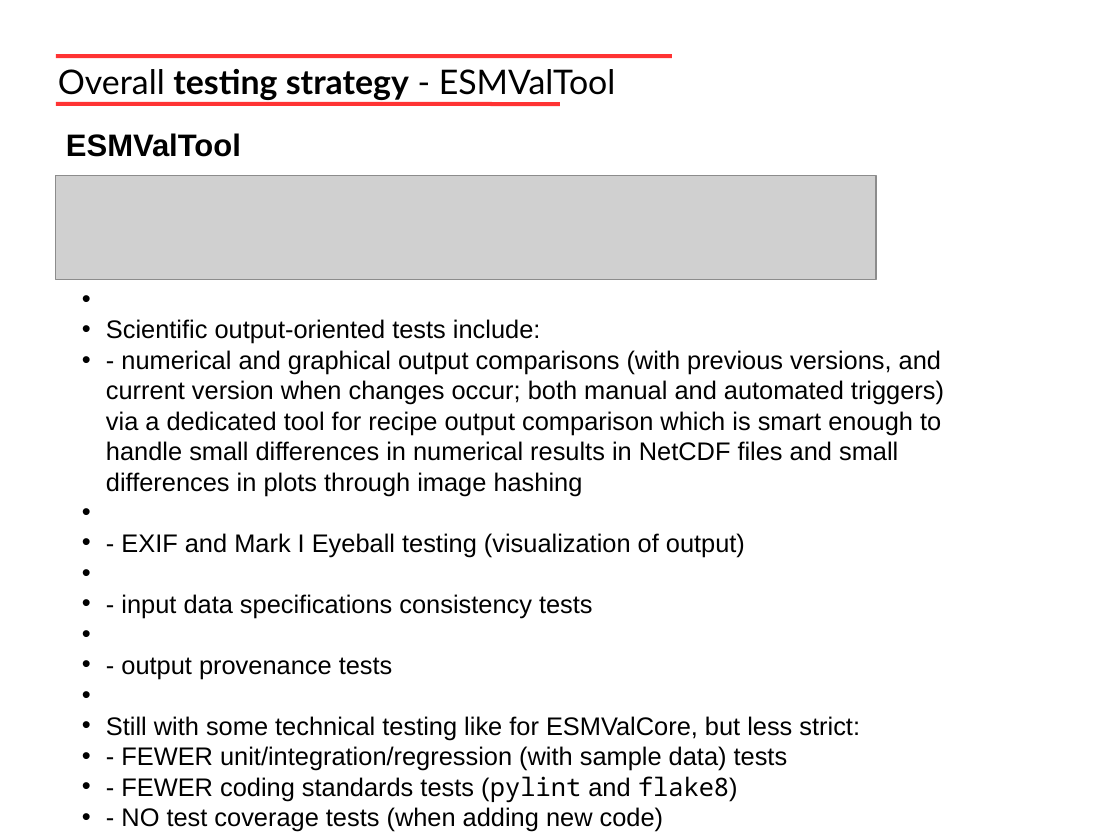
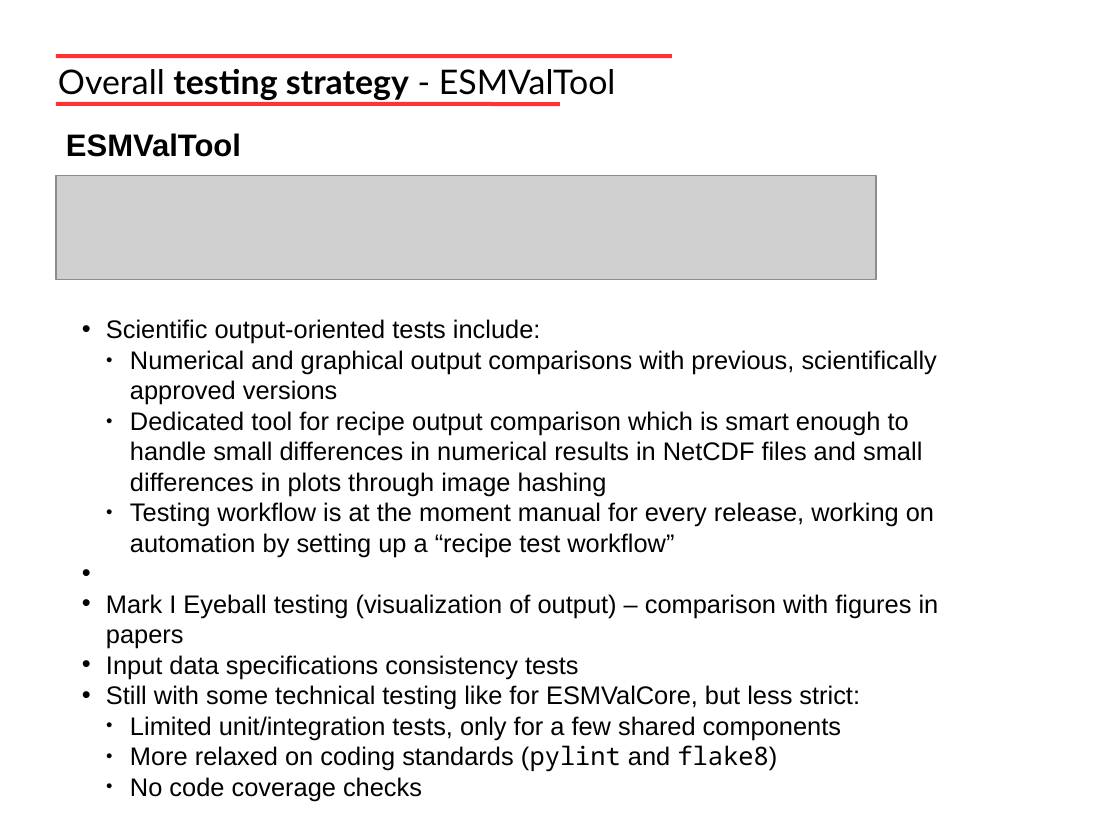
Before and after one commit to valeriupredoi/NCAR_Correctness_Workshop_9-10Nov2023_Talk, a slide deck: slide 9 of Predoi_Andela_Reliable-and-reproducible-Earth-System-Model-data-analysis-with-ESMValTool.pptx. Drawn at 1120x840 pixels with LibreOffice and Linux fonts; fonts in the diff are those of the drawing; grey boxes stand for pictures. Boxes give left, top, right and bottom in pixels: in the first picture for what was removed or moved away, otherwise in the second. Text is boxed around its words. In the diff, an @@ line names an element or a change of style, - is before the commit and + after.

```diff
--- a/Predoi_Andela_Reliable-and-reproducible-Earth-System-Model-data-analysis-with-ESMValTool.pptx
+++ b/Predoi_Andela_Reliable-and-reproducible-Earth-System-Model-data-analysis-with-ESMValTool.pptx
@@ text at (x1=106, y1=319, x2=939, y2=801): text changed @@
-• Scientific output-oriented tests include:
-  - numerical and graphical output comparisons (with previous versions, and current version when changes occur; both manual and automated triggers) via a dedicated tool for recipe output comparison which is smart enough to handle small differences in numerical results in NetCDF files and small differences in plots through image hashing
-  - EXIF and Mark I Eyeball testing (visualization of output)
-  - input data specifications consistency tests
-  - output provenance tests
-• Still with some technical testing like for ESMValCore, but less strict:
-  - FEWER unit/integration/regression (with sample data) tests
-  - FEWER coding standards tests (pylint and flake8)
-  - NO test coverage tests (when adding new code)
+• Scientific output-oriented tests include:
+  ● Numerical and graphical output comparisons with previous, scientifically approved versions
+  ● Dedicated tool for recipe output comparison which is smart enough to handle small differences in numerical results in NetCDF files and small differences in plots through image hashing
+  ● Testing workflow is at the moment manual for every release, working on automation by setting up a “recipe test workflow”
+• Mark I Eyeball testing (visualization of output) – comparison with figures in papers
+• Input data specifications consistency tests
+• Still with some technical testing like for ESMValCore, but less strict:
+  ● Limited unit/integration tests, only for a few shared components
+  ● More relaxed on coding standards (pylint and flake8)
+  ● No code coverage checks
```
Also in this commit, not shown: 7 other slides changed, 1 slide added, 1 other file.
